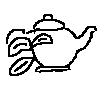
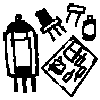
Revision of a layered 100 × 100 image; what changed, layer by layer:
hid "图层 52", painted on it over [3, 4, 97, 96]
added layer "图层 56" above "图层 31" over [3, 3, 98, 97]
